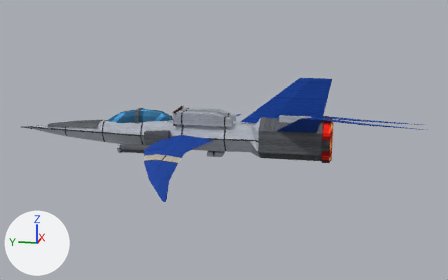
The Blender file tools/lowforge/models/skua.blend as it was, and as the next commit left it.
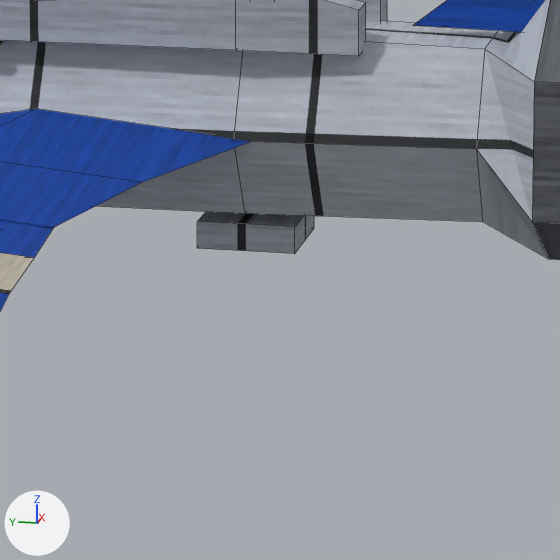
Old and new are each drawn whole from a 50 mm camera at (-194.8, -51.7, 47.5) aimed at (-0.7, -12.9, -1.0) and again close up on the part from 39% to 59% of the width and 42% to 73% of the height. Lighting does not change. The marker at lower left points along +X, +Y and +Z. The first two pictures are the older version. The close-ups show mesh edges as thin lines.

The first close-up shows 'booster', 'fin', 'flechette_pod', 'fuselage', 'pad', 'tail_fairing', 'wing_arm', 'wing_flash', 'wing_hand' and 2 more.
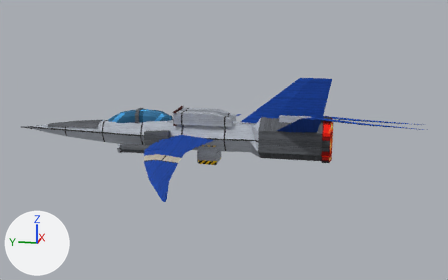
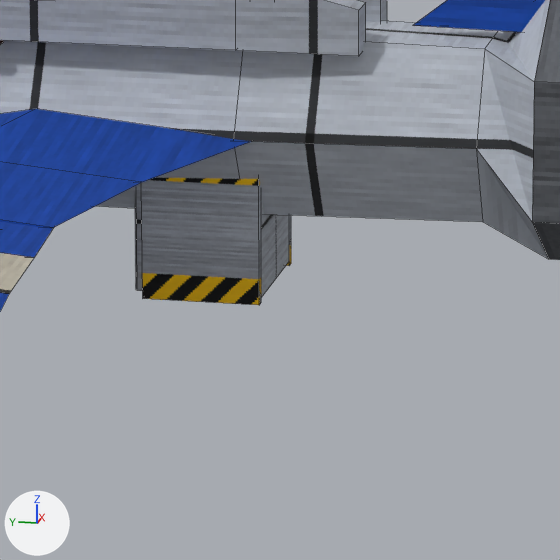
What differs and where, as boxes (x1, y1, x2, y2) in the close-ups (560 x 560 px):
'rack_rail', added
    after: (141, 177, 261, 305)
'pad', deleted
    before: (197, 212, 314, 253)
'rack', added
    after: (136, 190, 289, 297)
'rack_rail.001', added (mostly hidden)
    after: (286, 215, 291, 266)

What the commit changed:
Picture 'stripe' (img_stripe) is new.
Material 'steel.stripe' (mat_steel_stripe) is new.
Its texture is img_stripe.
Its roughness is 0.9.
Its specular ior level is 0.2.
Mesh me_rack_rail_001 is new.
It is a box spanning x 7.0..8.0, y -2.0..10.0, z -7.5..7.5.
It uses material mat_steel_stripe (picture img_stripe).
Mesh me_rack_rail is new.
It is a box spanning x -8.0..-7.0, y -2.0..10.0, z -7.5..7.5.
It uses material mat_steel_stripe (picture img_stripe).
Mesh me_rack_face is new.
It has 4 vertices, 1 face and spans x -7.0..7.0, y 11.0, z -7.0..7.0.
It uses material mat_steel_missile (picture img_missile).
Mesh me_rack is new.
It is a box spanning x -7.0..7.0, y -2.0..10.8, z -7.0..7.0.
It uses material mat_steel_panel (picture img_panel).
Object 'pad' (ob_pad) is deleted.
Object 'rack_rail.001' (ob_rack_rail_001) is new; it shows me_rack_rail_001.
Its parent is ob_hp_3.
Its matrix parent inverse is Matrix(((2.0, 0.0, 0.0, 0.0), (0.0, 2.0, 0.0, 20.0), (0.0, 0.0, 2.0, 10.0), (0.0, 0.0, 0.0, 1.0))).
Its location is (0.0, -10.0, -5.0).
Its scale is (0.5, 0.5, 0.5).
Object 'rack_rail' (ob_rack_rail) is new; it shows me_rack_rail.
Its parent is ob_hp_3.
Its matrix parent inverse is Matrix(((2.0, 0.0, 0.0, 0.0), (0.0, 2.0, 0.0, 20.0), (0.0, 0.0, 2.0, 10.0), (0.0, 0.0, 0.0, 1.0))).
Its location is (0.0, -10.0, -5.0).
Its scale is (0.5, 0.5, 0.5).
Object 'rack_face' (ob_rack_face) is new; it shows me_rack_face.
Its parent is ob_hp_3.
Its matrix parent inverse is Matrix(((2.0, 0.0, 0.0, 0.0), (0.0, 2.0, 0.0, 20.0), (0.0, 0.0, 2.0, 10.0), (0.0, 0.0, 0.0, 1.0))).
Its location is (0.0, -10.0, -5.0).
Its scale is (0.5, 0.5, 0.5).
Object 'rack' (ob_rack) is new; it shows me_rack.
Its parent is ob_hp_3.
Its matrix parent inverse is Matrix(((2.0, 0.0, 0.0, 0.0), (0.0, 2.0, 0.0, 20.0), (0.0, 0.0, 2.0, 10.0), (0.0, 0.0, 0.0, 1.0))).
Its location is (0.0, -10.0, -5.0).
Its scale is (0.5, 0.5, 0.5).
